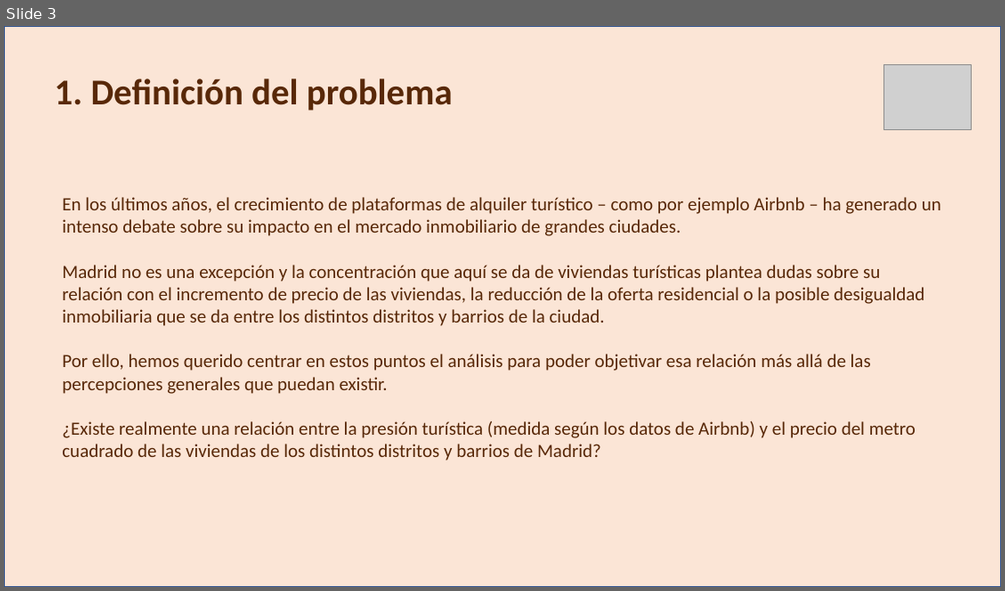
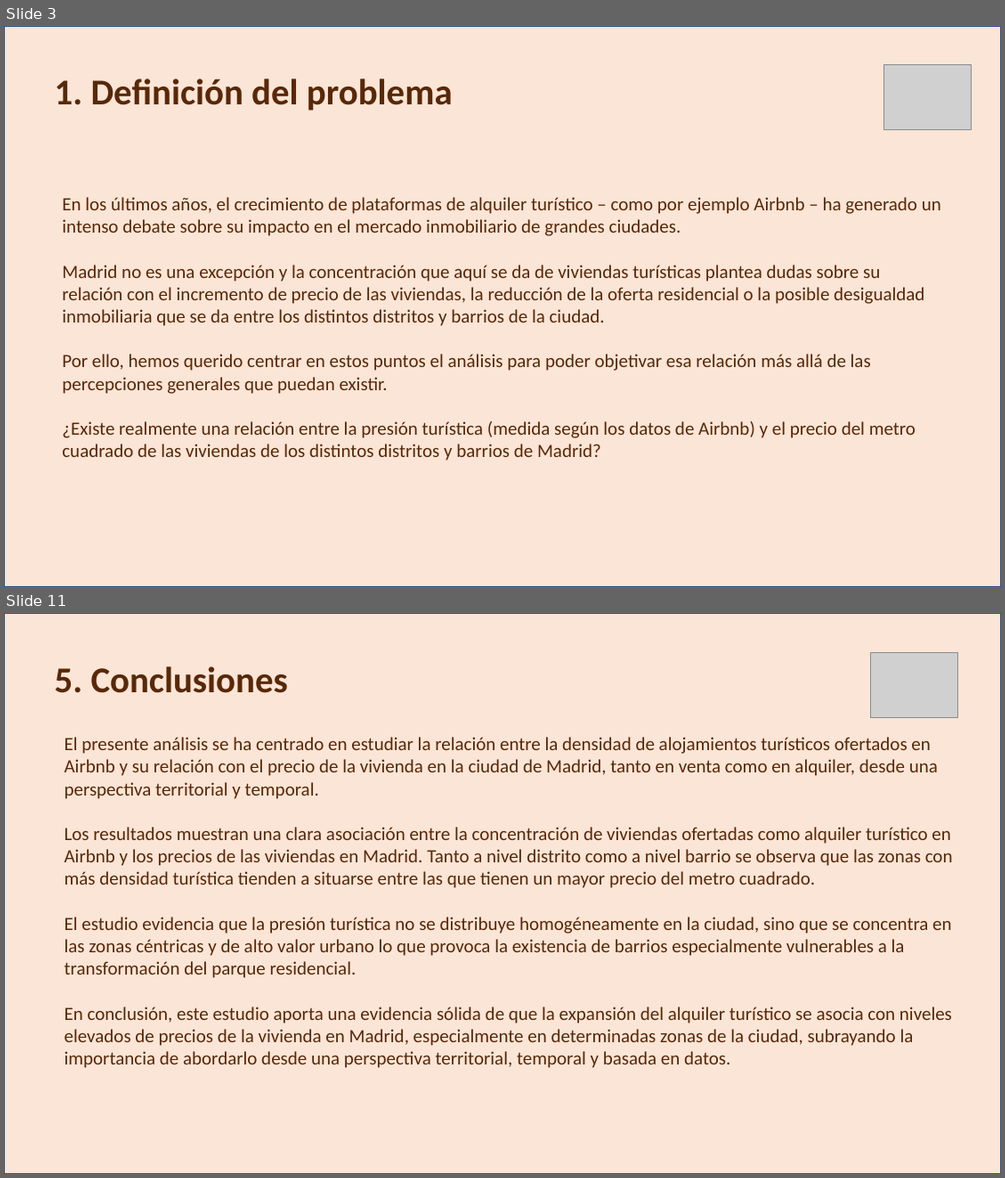
Before and after one commit to JavierPasAg/EDA_Tematica_del_proyecto, a slide deck: PPT.pptx. Shown one above the other, each under a label of ours: slide 3 before the commit, slides 3 and 11 after it; the slides between them are not shown. The pictures are 1005x591 and 1005x1178 pixels, drawn with LibreOffice and Linux fonts; fonts in the diff are those of the drawing; grey boxes stand for pictures. Boxes give left, top, right and bottom in pixels: in the first picture for what was removed or moved away, otherwise in the second. Text is boxed around its words. In the diff, an @@ line names an element or a change of style, - is before the commit and + after.

```diff
--- a/PPT.pptx
+++ b/PPT.pptx
@@ slide 11 added at bbox=[4, 613, 1001, 1174], background #FFFFFF @@
@@ rectangle added at bbox=[4, 613, 1001, 1174], fill #FBE5D6, outline #325490 1 pt @@
@@ picture added at bbox=[871, 652, 957, 717] @@
@@ text added at bbox=[55, 666, 288, 693], 35 pt, text #582808, bold @@
+5. Conclusiones
@@ text added at bbox=[65, 737, 953, 1068], 18 pt, text #582808 @@
+El presente análisis se ha centrado en estudiar la relación entre la densidad de alojamientos turísticos ofertados en Airbnb y su relación con el precio de la vivienda en la ciudad de Madrid, tanto en venta como en alquiler, desde una perspectiva territorial y temporal.
+Los resultados muestran una clara asociación entre la concentración de viviendas ofertadas como alquiler turístico en Airbnb y los precios de las viviendas en Madrid. Tanto a nivel distrito como a nivel barrio se observa que las zonas con más densidad turística tienden a situarse entre las que tienen un mayor precio del metro cuadrado.
+El estudio evidencia que la presión turística no se distribuye homogéneamente en la ciudad, sino que se concentra en las zonas céntricas y de alto valor urbano lo que provoca la existencia de barrios especialmente vulnerables a la transformación del parque residencial.
+En conclusión, este estudio aporta una evidencia sólida de que la expansión del alquiler turístico se asocia con niveles elevados de precios de la vivienda en Madrid, especialmente en determinadas zonas de la ciudad, subrayando la importancia de abordarlo desde una perspectiva territorial, temporal y basada en datos.
```
Also in this commit, not shown: 7 slides changed, 1 slide removed.
